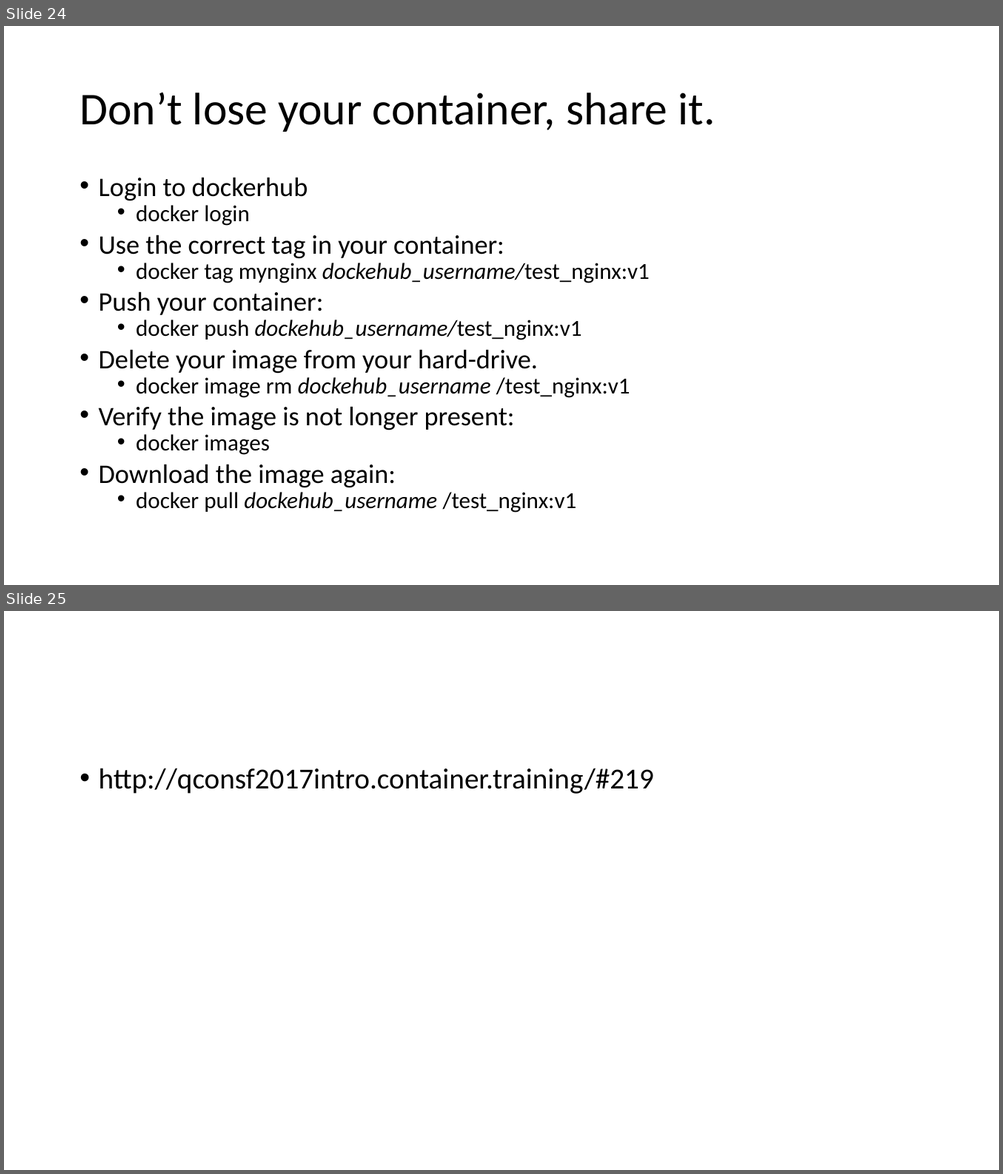
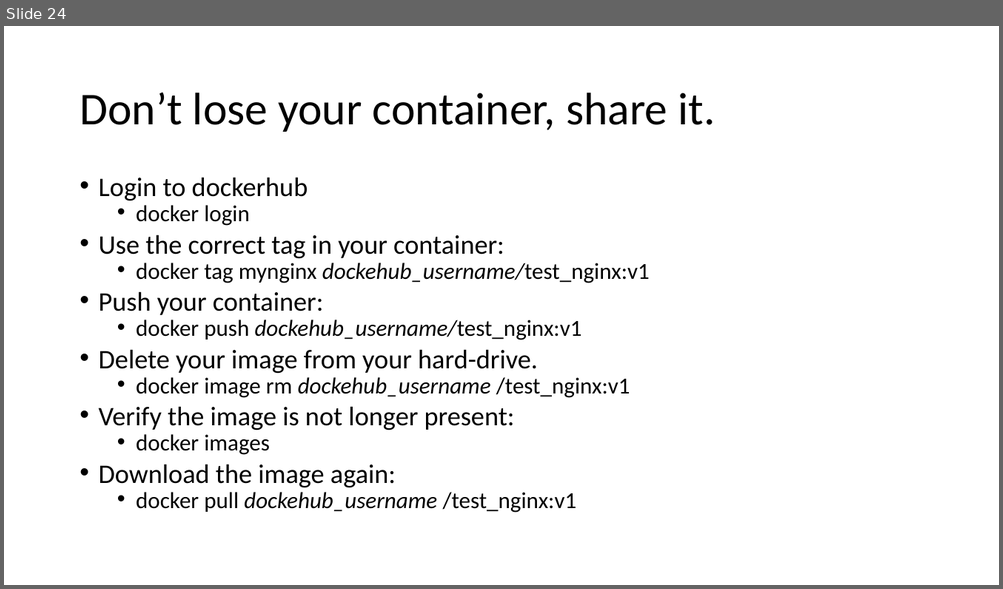
Before and after one commit to rogerscuall/docker-presentation, a slide deck: Docker presentation.pptx. Shown one above the other, each under a label of ours: slides 24 and 25 before the commit, slide 24 after it. The pictures are 1003x1174 and 1003x589 pixels, drawn with LibreOffice and Linux fonts; fonts in the diff are those of the drawing. Boxes give left, top, right and bottom in pixels: in the first picture for what was removed or moved away, otherwise in the second. Text is boxed around its words. In the diff, an @@ line names an element or a change of style, - is before the commit and + after.

```diff
--- a/Docker presentation.pptx
+++ b/Docker presentation.pptx
@@ slide 25 removed at (4, 611, 999, 1170), background #FFFFFF @@
@@ text removed at (99, 768, 654, 794) @@
-• http://qconsf2017intro.container.training/#219
```
Also in this commit, not shown: 7 slides added, 3 other files.
